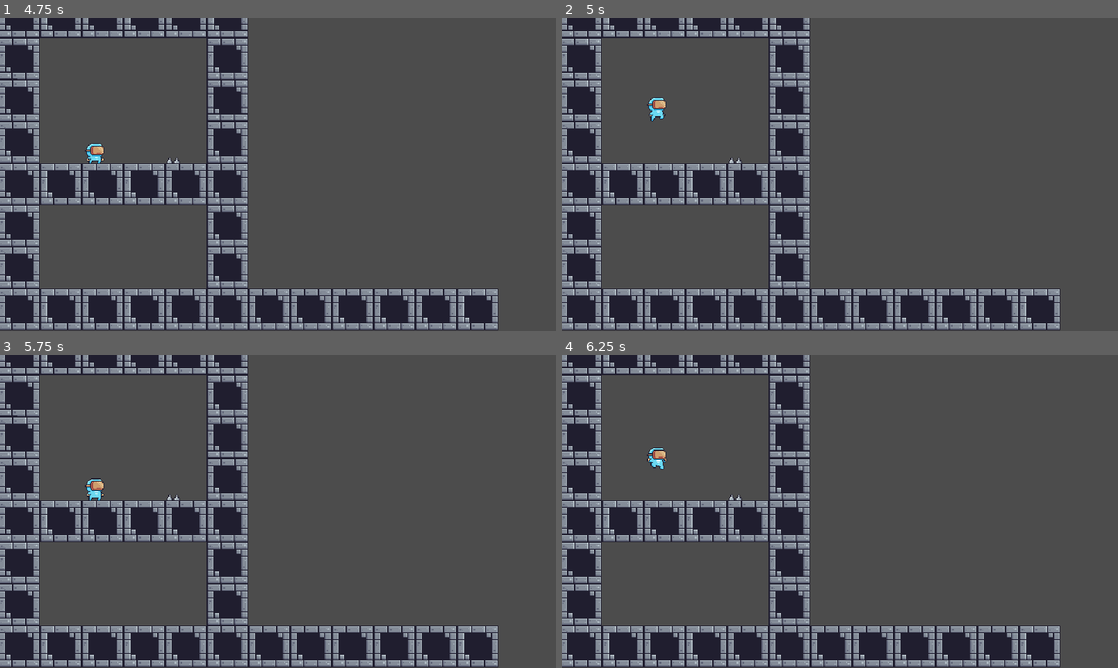
Above: before the commit, frames 1-4 (two rows, left to right).
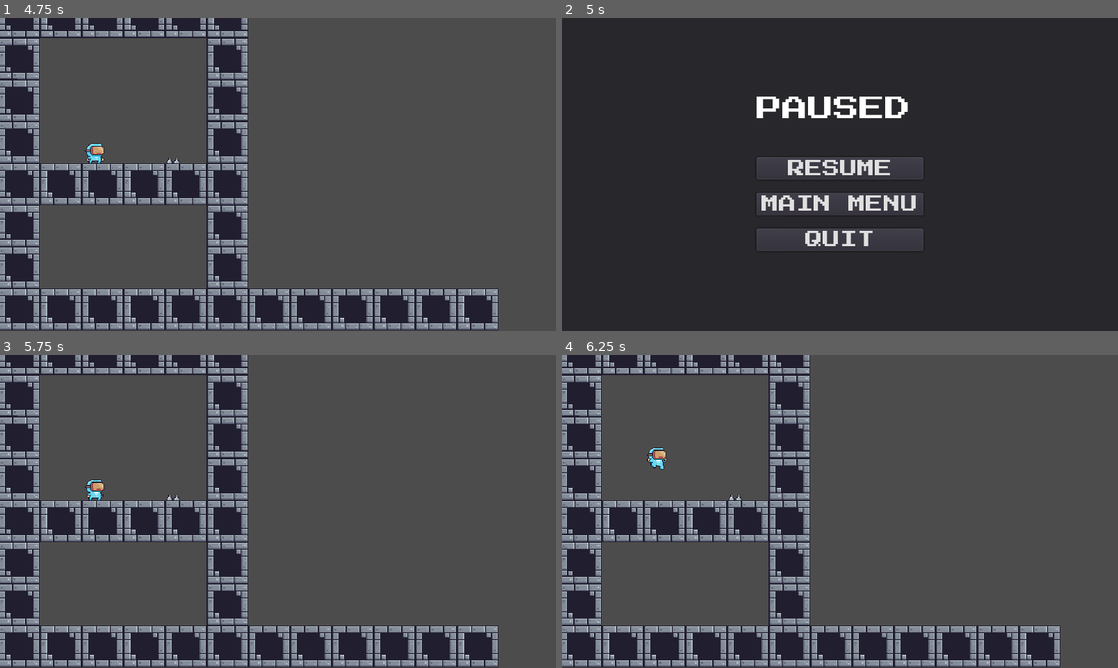
Above: after the commit, the same moments.

Repository: mdkdoc15/gravity-manip-platformer
Game: Godot game, scene res://Assets/Menus/StartMenu.tscn
Two runs of this game, one before a commit and one after it. Both use one fixed random seed, a clock stepped at 60 frames per second and the inputs below. Before the commit the project has no main scene; this scene is started directly in both runs.
Inputs (mouse positions are in pixels of both pictures, inside the frame that each line leads up to):
- Up to frame 1 (4.75 s): click "START" at 0.5 s; tap Space (Jump) at 1.35, 1.52, 1.82, 2.1, 2.27, 2.57, 2.85, 3.6, 3.77, 4.07, 4.35, 4.52 s
- Up to frame 2 (5 s): tap Space (Jump) at 4.82 s; tap Escape (Pause, bound only after the commit) at 4.9 s
- Up to frame 3 (5.75 s): click (278, 505) at 5 s, where only the run after the commit has a clickable "RESUME"
- Up to frame 4 (6.25 s): tap Space (Jump) at 5.85, 6.02 s

Frame 1 is identical in both runs. In frame 2, 81% of the frame differs, in the area x 0-100%, y 0-100%; in frame 3, 0.1%; in frame 4, nothing differs.

Commit message:
Pause Menu added

Diff:
--- a/GravManipPlatformer/Assets/Actors/Player.tscn
+++ b/GravManipPlatformer/Assets/Actors/Player.tscn
@@ -1,10 +1,12 @@
-[gd_scene load_steps=39 format=2]
+[gd_scene load_steps=41 format=2]
 
 [ext_resource path="res://Assets/Art/Main Characters/Virtual Guy/Jump (32x32).png" type="Texture" id=1]
 [ext_resource path="res://Assets/Art/Main Characters/Virtual Guy/Fall (32x32).png" type="Texture" id=2]
 [ext_resource path="res://Assets/Art/Main Characters/Virtual Guy/Idle (32x32).png" type="Texture" id=3]
 [ext_resource path="res://Assets/Art/Main Characters/Virtual Guy/Run (32x32).png" type="Texture" id=4]
 [ext_resource path="res://Assets/Art/Main Characters/Desappearing (96x96).png" type="Texture" id=5]
+[ext_resource path="res://Assets/SFX/jump2.wav" type="AudioStream" id=6]
+[ext_resource path="res://Assets/SFX/death.wav" type="AudioStream" id=7]
 
 [sub_resource type="GDScript" id=26]
 script/source = "extends KinematicBody2D
@@ -132,12 +134,16 @@
 	match gravityDir:
 		GRAV.DOWN:
 			velocity.y = -jumpForce
+			$JumpAudio.play()
 		GRAV.UP:
 			velocity.y = jumpForce
+			$JumpAudio.play()
 		GRAV.RIGHT:
 			velocity.x = -jumpForce
+			$JumpAudio.play()
 		GRAV.LEFT:
 			velocity.x = jumpForce
+			$JumpAudio.play()
 
 func _handle_Up_Down_Velocity() -> void:
 
@@ -190,6 +196,7 @@
 	is_dead = true
 	sprite.play(\"Death\")
 	$CollisionShape2D.disabled = true
+	$DieAudio.play()
 	$Timer.start()
 
 
@@ -369,8 +376,7 @@
 
 [node name="AnimatedSprite" type="AnimatedSprite" parent="."]
 frames = SubResource( 12 )
-animation = "Death"
-frame = 1
+animation = "Idle"
 
 [node name="CollisionShape2D" type="CollisionShape2D" parent="."]
 position = Vector2( 0, 4 )
@@ -380,4 +386,10 @@
 wait_time = 0.55
 one_shot = true
 
+[node name="JumpAudio" type="AudioStreamPlayer" parent="."]
+stream = ExtResource( 6 )
+
+[node name="DieAudio" type="AudioStreamPlayer" parent="."]
+stream = ExtResource( 7 )
+
 [connection signal="timeout" from="Timer" to="." method="_on_Timer_timeout"]
--- /dev/null
+++ b/GravManipPlatformer/Assets/Levels/Level1.tscn
@@ -0,0 +1,3 @@
+[gd_scene format=2]
+
+[node name="Level1" type="Node2D"]
--- /dev/null
+++ b/GravManipPlatformer/Assets/Menus/PauseMenu.gd
@@ -0,0 +1,30 @@
+extends CanvasLayer
+
+
+onready var PauseMenu = $Panel
+
+var is_paused : bool = false setget set_is_paused
+
+
+func set_is_paused(value : bool) -> void:
+	is_paused = value
+	get_tree().paused = is_paused
+	PauseMenu.visible = is_paused
+
+
+func _unhandled_input(event: InputEvent) -> void:
+	if event.is_action_pressed("Pause"):
+		self.is_paused = !is_paused
+
+
+func _on_QuitButton_pressed() -> void:
+	get_tree().quit()
+
+
+func _on_MainMenuButton_pressed() -> void:
+
+	get_tree().change_scene("res://Assets/Menus/StartMenu.tscn")
+
+
+func _on_ResumeButton_pressed() -> void:
+	self.is_paused = false
--- /dev/null
+++ b/GravManipPlatformer/Assets/Menus/PauseMenu.tscn
@@ -0,0 +1,68 @@
+[gd_scene load_steps=4 format=2]
+
+[ext_resource path="res://Assets/Tools/Button_theme.tres" type="Theme" id=1]
+[ext_resource path="res://Assets/Menus/PauseMenu.gd" type="Script" id=2]
+[ext_resource path="res://Assets/Tools/Default_theme.tres" type="Theme" id=3]
+
+[node name="PauseMenu" type="CanvasLayer"]
+layer = 100
+script = ExtResource( 2 )
+
+[node name="Panel" type="Panel" parent="."]
+pause_mode = 2
+anchor_right = 1.0
+anchor_bottom = 1.0
+theme = ExtResource( 3 )
+
+[node name="Background" type="ColorRect" parent="Panel"]
+anchor_right = 1.0
+anchor_bottom = 1.0
+color = Color( 0.188235, 0.176471, 0.176471, 0.356863 )
+
+[node name="CenterContainer" type="CenterContainer" parent="Panel"]
+anchor_right = 1.0
+anchor_bottom = 1.0
+
+[node name="VBoxContainer" type="VBoxContainer" parent="Panel/CenterContainer"]
+margin_left = 224.0
+margin_top = 91.0
+margin_right = 416.0
+margin_bottom = 269.0
+custom_constants/separation = 40
+
+[node name="Text" type="Label" parent="Panel/CenterContainer/VBoxContainer"]
+margin_right = 192.0
+margin_bottom = 30.0
+text = "PAUSED"
+
+[node name="CenterContainer" type="CenterContainer" parent="Panel/CenterContainer/VBoxContainer"]
+margin_top = 70.0
+margin_right = 192.0
+margin_bottom = 178.0
+
+[node name="VBoxContainer" type="VBoxContainer" parent="Panel/CenterContainer/VBoxContainer/CenterContainer"]
+margin_right = 192.0
+margin_bottom = 108.0
+theme = ExtResource( 1 )
+custom_constants/separation = 15
+
+[node name="ResumeButton" type="Button" parent="Panel/CenterContainer/VBoxContainer/CenterContainer/VBoxContainer"]
+margin_right = 192.0
+margin_bottom = 26.0
+text = "RESUME"
+
+[node name="MainMenuButton" type="Button" parent="Panel/CenterContainer/VBoxContainer/CenterContainer/VBoxContainer"]
+margin_top = 41.0
+margin_right = 192.0
+margin_bottom = 67.0
+text = "MAIN MENU"
+
+[node name="QuitButton" type="Button" parent="Panel/CenterContainer/VBoxContainer/CenterContainer/VBoxContainer"]
+margin_top = 82.0
+margin_right = 192.0
+margin_bottom = 108.0
+text = "QUIT"
+
+[connection signal="pressed" from="Panel/CenterContainer/VBoxContainer/CenterContainer/VBoxContainer/ResumeButton" to="." method="_on_ResumeButton_pressed"]
+[connection signal="pressed" from="Panel/CenterContainer/VBoxContainer/CenterContainer/VBoxContainer/MainMenuButton" to="." method="_on_MainMenuButton_pressed"]
+[connection signal="pressed" from="Panel/CenterContainer/VBoxContainer/CenterContainer/VBoxContainer/QuitButton" to="." method="_on_QuitButton_pressed"]
--- a/GravManipPlatformer/Assets/Menus/StartMenu.tscn
+++ b/GravManipPlatformer/Assets/Menus/StartMenu.tscn
@@ -6,7 +6,8 @@
 [sub_resource type="GDScript" id=1]
 script/source = "extends Control
 
-
+func _ready() -> void:
+	get_tree().paused = false
 
 func _on_StartButton_pressed() -> void:
 	get_tree().change_scene(\"res://Assets/Scenes/TestScene.tscn\")
--- /dev/null
+++ b/GravManipPlatformer/Assets/Music/BGM.tscn
@@ -0,0 +1,8 @@
+[gd_scene load_steps=2 format=2]
+
+[ext_resource path="res://Assets/Music/a-minimal-hip-hop-87134.mp3" type="AudioStream" id=1]
+
+[node name="AudioStreamPlayer2D" type="AudioStreamPlayer"]
+stream = ExtResource( 1 )
+volume_db = -10.0
+autoplay = true
--- a/GravManipPlatformer/Assets/Scenes/TestScene.tscn
+++ b/GravManipPlatformer/Assets/Scenes/TestScene.tscn
@@ -1,22 +1,30 @@
-[gd_scene load_steps=4 format=2]
+[gd_scene load_steps=5 format=2]
 
 [ext_resource path="res://Assets/Tools/TileMap.tscn" type="PackedScene" id=1]
 [ext_resource path="res://Assets/Actors/Player.tscn" type="PackedScene" id=2]
 [ext_resource path="res://Assets/Traps/Spikes.tscn" type="PackedScene" id=3]
+[ext_resource path="res://Assets/Menus/PauseMenu.tscn" type="PackedScene" id=4]
 
 [node name="TestScene" type="Node2D"]
+
+[node name="PauseMenu" parent="." instance=ExtResource( 4 )]
+
+[node name="Panel" parent="PauseMenu" index="0"]
+visible = false
 
 [node name="TileMap" parent="." instance=ExtResource( 1 )]
 position = Vector2( 254, 343 )
 collision_layer = 2
 collision_mask = 2
-tile_data = PoolIntArray( -1441808, 0, 0, -1441805, 0, 0, -1441802, 0, 0, -1441799, 0, 0, -1441796, 0, 0, -1441793, 0, 0, -1245200, 0, 0, -1245185, 0, 0, -1048592,  …(376 unchanged characters)…
+tile_data = PoolIntArray( -1441808, 0, 0, -1441805, 0, 0, -1441802, 0, 0, -1441799, 0, 0, -1441796, 0, 0, -1441793, 0, 0, -1376284, 0, 0, -1245200, 0, 0, -1245185, 0, 0, -1048592,  …(376 unchanged characters)…
 
 [node name="Player" parent="." instance=ExtResource( 2 )]
-position = Vector2( 109, 136 )
+position = Vector2( 109, 135 )
 collision_mask = 7
 
 [node name="Spikes" parent="." instance=ExtResource( 3 )]
 position = Vector2( 200, 165 )
 
 [connection signal="Player_Died" from="Spikes" to="Player" method="_on_Spikes_Player_Died"]
+
+[editable path="PauseMenu"]
--- a/GravManipPlatformer/project.godot
+++ b/GravManipPlatformer/project.godot
@@ -11,7 +11,12 @@
 [application]
 
 config/name="GravManipPlatformer"
+run/main_scene="res://Assets/Menus/StartMenu.tscn"
 config/icon="res://icon.png"
+
+[autoload]
+
+Bgm="*res://Assets/Music/BGM.tscn"
 
 [display]
 
@@ -73,6 +78,11 @@
 , Object(InputEventKey,"resource_local_to_scene":false,"resource_name":"","device":0,"alt":false,"shift":false,"control":false,"meta":false,"command":false,"pressed":false,"scancode":16777234,"physical_scancode":0,"unicode":0,"echo":false,"script":null)
  ]
 }
+Pause={
+"deadzone": 0.5,
+"events": [ Object(InputEventKey,"resource_local_to_scene":false,"resource_name":"","device":0,"alt":false,"shift":false,"control":false,"meta":false,"command":false,"pressed":false,"scancode":16777217,"physical_scancode":0,"unicode":0,"echo":false,"script":null)
+ ]
+}
 
 [layer_names]
 
Binary file added: GravManipPlatformer/Assets/Art/intbuilding7a.png
Not shown, added: GravManipPlatformer/Assets/Art/intbuilding7a.png.import
Not shown, added: GravManipPlatformer/Assets/Music/a-minimal-hip-hop-87134.mp3.import
Not shown, added: GravManipPlatformer/Assets/Music/arabian-cat-22154.mp3.import
Not shown, added: GravManipPlatformer/Assets/Music/slow-trap-18565.mp3.import
Not shown, added: GravManipPlatformer/Assets/SFX/Change_Grav.wav.import
Not shown, added: GravManipPlatformer/Assets/SFX/CoinCollect.wav.import
Not shown, added: GravManipPlatformer/Assets/SFX/DM-CGS-01.wav.import
Not shown, added: GravManipPlatformer/Assets/SFX/DM-CGS-02.wav.import
Not shown, added: GravManipPlatformer/Assets/SFX/DM-CGS-04.wav.import
Not shown, added: GravManipPlatformer/Assets/SFX/DM-CGS-06.wav.import
Not shown, added: GravManipPlatformer/Assets/SFX/DM-CGS-08.wav.import
(and 147 more such lines)
